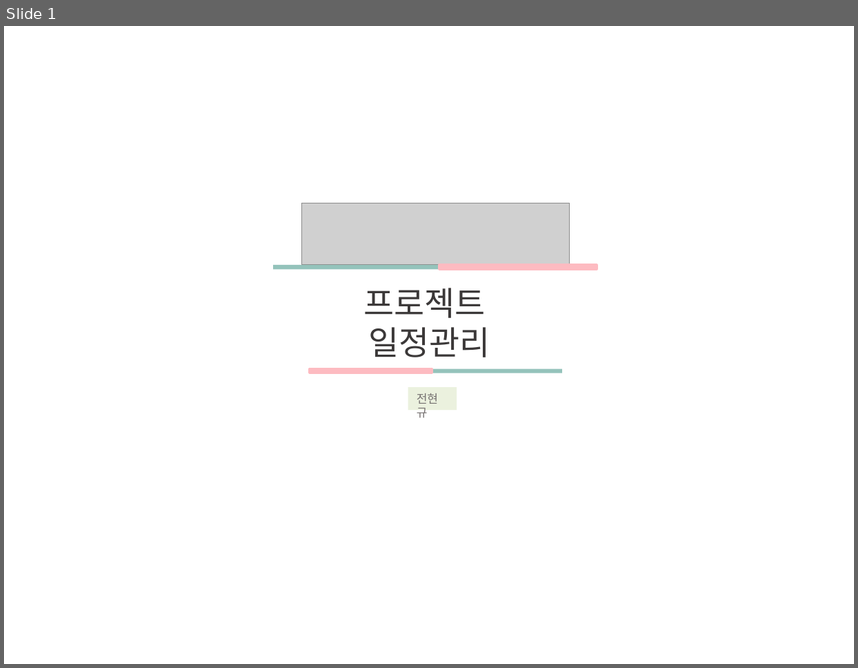
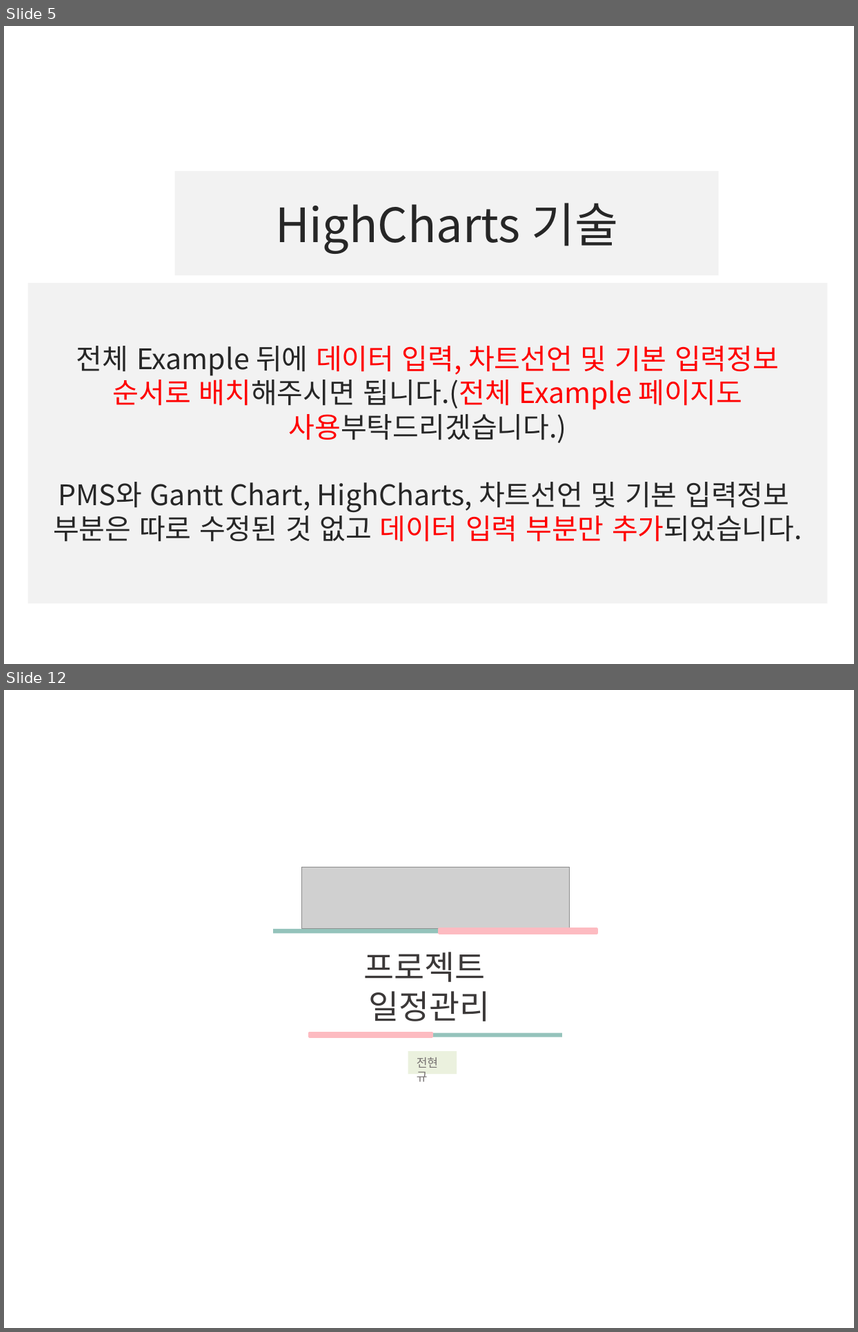
Before and after one commit to ezenteam03/project06, a slide deck: WebContent/HANA/PPT/0608 전현규.pptx. Shown one above the other, each under a label of ours: slide 1 before the commit, slides 5 and 12 after it; the slides between them are not shown. The pictures are 858x668 and 858x1332 pixels, drawn with LibreOffice and Linux fonts; fonts in the diff are those of the drawing; grey boxes stand for pictures. Boxes give left, top, right and bottom in pixels: in the first picture for what was removed or moved away, otherwise in the second. Text is boxed around its words. In the diff, an @@ line names an element or a change of style, - is before the commit and + after.

```diff
--- a/WebContent/HANA/PPT/0608 전현규.pptx
+++ b/WebContent/HANA/PPT/0608 전현규.pptx
@@ slide 5 added at [4,26,854,664], background #FFFFFF @@
@@ rectangle added at [175,172,719,276], fill #F2F2F2, 40 pt, text #262626 @@
+HighCharts 기술
@@ rectangle added at [27,283,828,604], fill #F2F2F2, 24 pt, text #262626 @@
+전체 Example 뒤에 데이터 입력, 차트선언 및 기본 입력정보 순서로 배치해주시면 됩니다.(전체 Example 페이지도 사용부탁드리겠습니다.)
+PMS와 Gantt Chart, HighCharts, 차트선언 및 기본 입력정보 부분은 따로 수정된 것 없고 데이터 입력 부분만 추가되었습니다.
@@ what was slide 1 is now slide 12 @@
```
Also in this commit, not shown: 25 other slides added, 2 slides removed, 11 other files.
